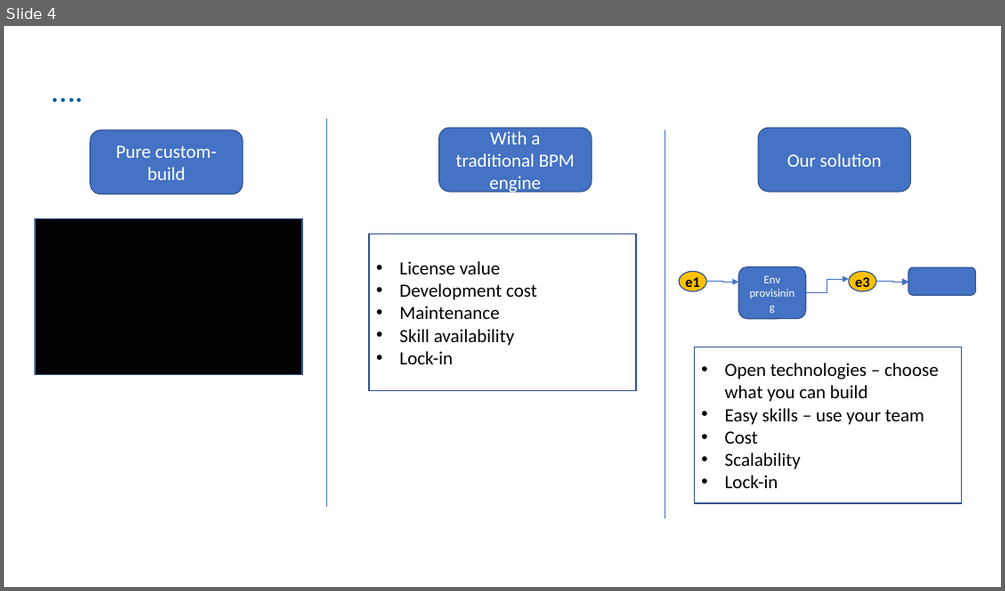
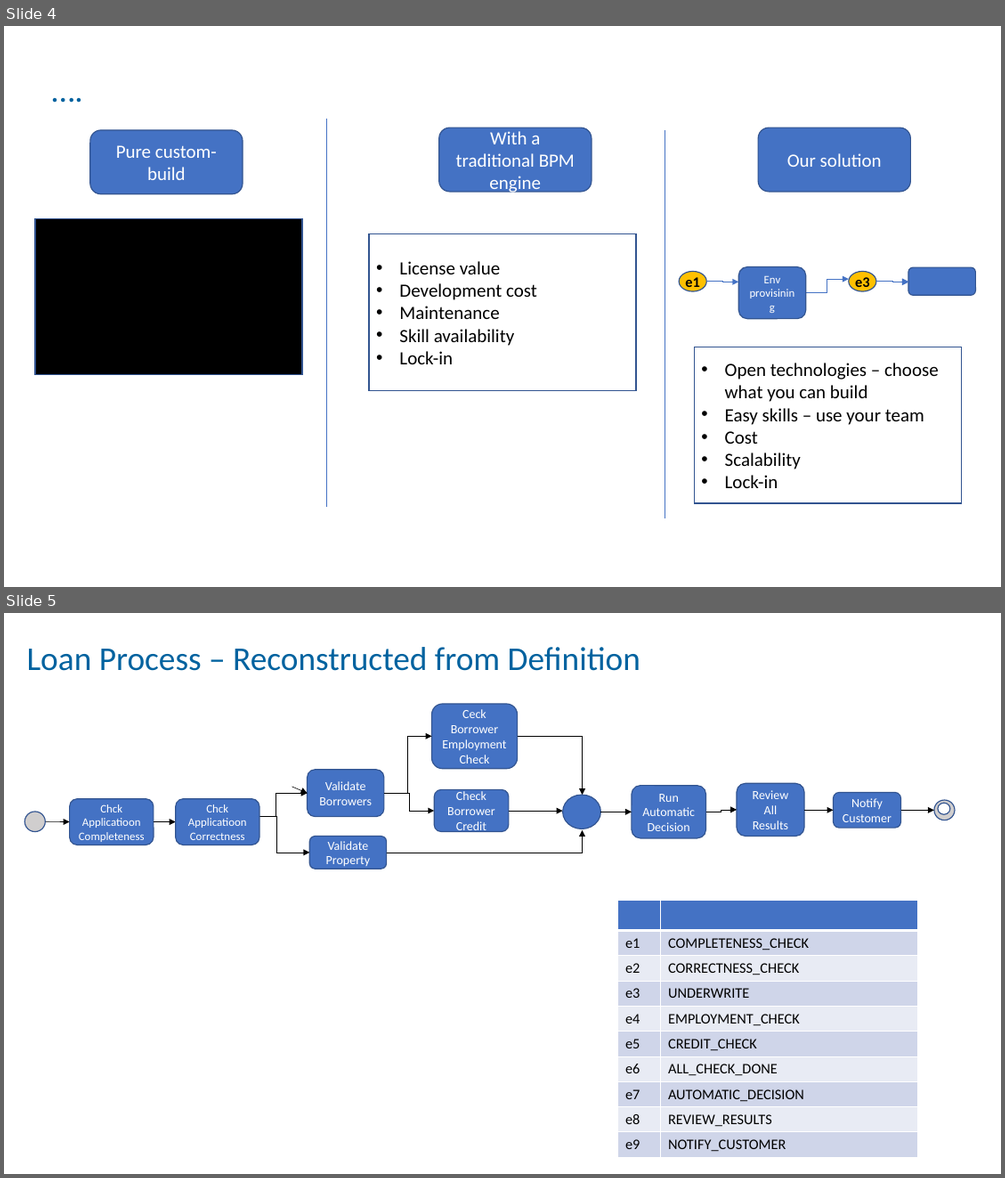
Before and after one commit to sibendu/monitoring, a slide deck: MOF.pptx. Shown one above the other, each under a label of ours: slide 4 before the commit, slides 4 and 5 after it. The pictures are 1005x591 and 1005x1178 pixels, drawn with LibreOffice and Linux fonts; fonts in the diff are those of the drawing. Boxes give left, top, right and bottom in pixels: in the first picture for what was removed or moved away, otherwise in the second. Text is boxed around its words. In the diff, an @@ line names an element or a change of style, - is before the commit and + after.

```diff
--- a/MOF.pptx
+++ b/MOF.pptx
@@ slide 5 added at box(4, 613, 1001, 1174), background #FFFFFF @@
@@ title added at box(27, 647, 640, 671), 32 pt, text #00629F @@
+Loan Process – Reconstructed from Definition
@@ rounded rectangle added at box(432, 704, 517, 769), fill #4472C4, outline #325491 1 pt, 12 pt, text #FFFFFF @@
+Ceck Borrower Employment Check
@@ elbow arrow added from (384, 793) to (432, 737), #000000 0.5 pt @@
@@ elbow arrow added from (518, 737) to (582, 795), #000000 0.5 pt @@
@@ rounded rectangle added at box(307, 770, 384, 817), fill #4472C4, outline #325491 1 pt, 12 pt, text #FFFFFF @@
+Validate Borrowers
@@ rounded rectangle added at box(70, 798, 154, 844), fill #4472C4, outline #325491 1 pt, 11 pt, text #FFFFFF @@
+Chck Applicatioon Completeness
@@ rounded rectangle added at box(175, 798, 259, 844), fill #4472C4, outline #325491 1 pt, 11 pt, text #FFFFFF @@
+Chck Applicatioon Correctness
@@ elbow arrow added from (244, 817) to (307, 793), #000000 0.5 pt @@
@@ arrow added from (291, 787) to (307, 793), #000000 0.5 pt @@
@@ elbow arrow added from (384, 793) to (434, 811), #000000 0.5 pt @@
@@ rounded rectangle added at box(434, 789, 509, 831), fill #4472C4, outline #325491 1 pt, 12 pt, text #FFFFFF @@
+Check Borrower Credit
@@ ellipse added at box(563, 795, 600, 829), fill #4472C4, outline #325491 1 pt @@
@@ rounded rectangle added at box(631, 786, 706, 839), fill #4472C4, outline #325491 1 pt, 12 pt, text #FFFFFF @@
+Run Automatic Decision
@@ rounded rectangle added at box(736, 784, 805, 836), fill #4472C4, outline #325491 1 pt, 12 pt, text #FFFFFF @@
+Review All Results
@@ rounded rectangle added at box(833, 793, 901, 827), fill #4472C4, outline #325491 1 pt, 12 pt, text #FFFFFF @@
+Notify Customer
@@ ellipse added at box(25, 811, 45, 831), fill #D0CECE, outline #325491 1 pt @@
@@ arrow added from (45, 821) to (70, 821), #000000 0.5 pt @@
@@ arrow added from (154, 821) to (175, 821), #000000 0.5 pt @@
@@ elbow arrow added from (244, 817) to (310, 852), #000000 0.5 pt @@
@@ elbow arrow added from (509, 811) to (563, 811), #000000 0.5 pt @@
@@ elbow arrow added from (600, 811) to (631, 811), #000000 0.5 pt @@
@@ elbow arrow added from (706, 811) to (736, 810), #000000 0.5 pt @@
@@ elbow arrow added from (804, 810) to (833, 810), #000000 0.5 pt @@
@@ elbow arrow added from (901, 810) to (934, 811), #000000 0.5 pt @@
@@ ellipse added at box(934, 800, 955, 820), fill #D0CECE, outline #325491 1 pt @@
@@ ellipse added at box(938, 803, 951, 815), fill #FFFFFF, outline #325491 1 pt @@
@@ rounded rectangle added at box(310, 835, 387, 868), fill #4472C4, outline #325491 1 pt, 12 pt, text #FFFFFF @@
+Validate Property
@@ elbow arrow added from (387, 852) to (582, 830), #000000 0.5 pt @@
@@ table added at box(618, 900, 918, 1155), 10 rows, 2 columns @@
+ | 
+e1 | COMPLETENESS_CHECK
+e2 | CORRECTNESS_CHECK
+e3 | UNDERWRITE
+e4 | EMPLOYMENT_CHECK
+e5 | CREDIT_CHECK
+e6 | ALL_CHECK_DONE
+e7 | AUTOMATIC_DECISION
+e8 | REVIEW_RESULTS
+e9 | NOTIFY_CUSTOMER
```
Also in this commit, not shown: 1 other file.
